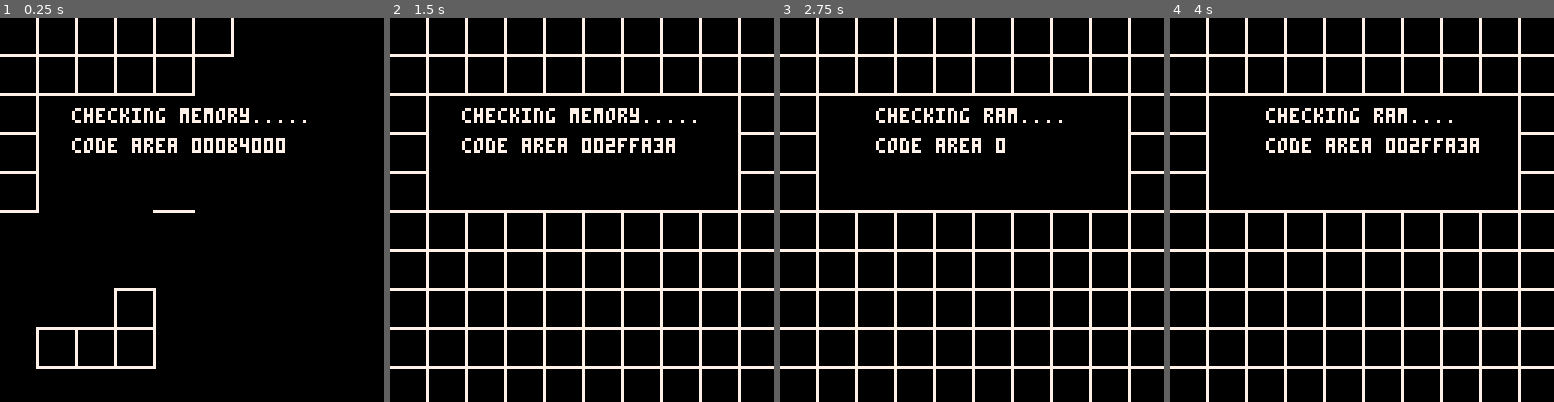
Above: before the commit, frames 1-4 (left to right).
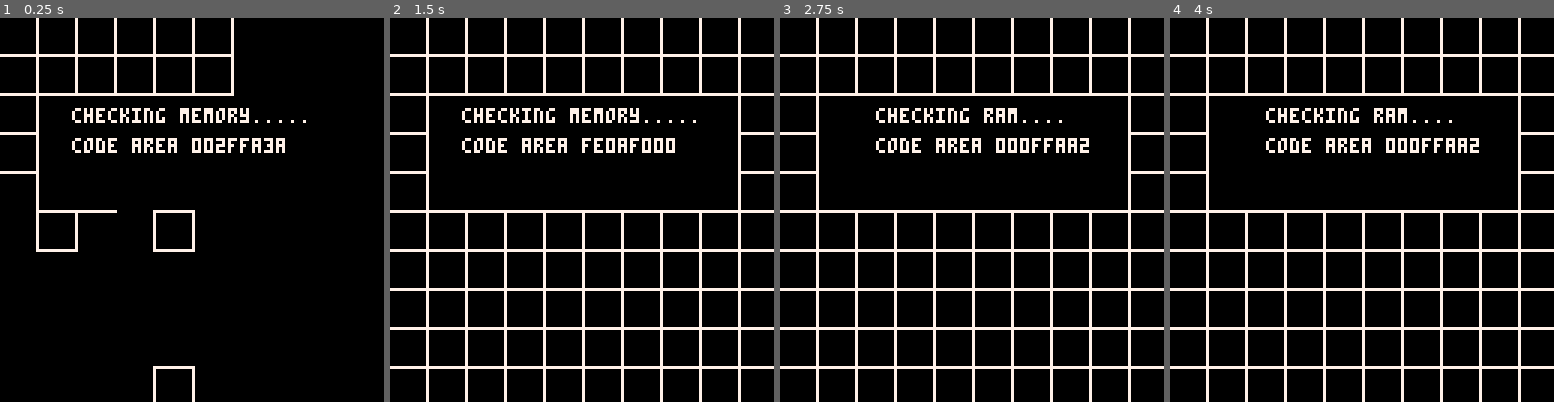
Above: after the commit, the same moments.

Repository: LouieChapm/empty_shmup
Game: PICO-8 cartridge menu/kalikan_menu.p8
Two runs of this game, one before a commit and one after it. Both use one fixed random seed, a clock stepped at 60 frames per second and the inputs below.
Inputs:
- Up to frame 1 (0.25 s): no input
- Up to frame 2 (1.5 s): tap X (X key) at 0.33, 1.07 s; tap O (Z key) at 0.7 s
- Up to frame 3 (2.75 s): hold Right 1.6-2.1 s; tap O (Z key) at 1.7, 2.1, 2.5 s; tap X (X key) at 1.85 s; hold Up 2.15-2.42 s; hold Right from 2.47 s (still down)
- Up to frame 4 (4 s): tap O (Z key) at 2.9, 3.3, 3.7 s; tap X (X key) at 2.97 s; release Right at 3.03 s; hold Left 3.08-3.58 s; hold Down 3.63-3.97 s

The runs differ from the first frame. In frame 1, 2.2% of the frame differs, in the area x 0-74%, y 10-100%; in frame 2, 0.2%; in frame 3, 0.5%; in frame 4, less than 0.1%.

Commit message:
general_updates

Diff:
--- a/menu/kalikan_menu.p8
+++ b/menu/kalikan_menu.p8
@@ -118,7 +119,7 @@
 	cartdata"kalika_v1_01"
 	local menu_start_screen="ramcheck"
 	if(dget(0)==0)reset_data()
-	-- reset_data()
+	reset_data()
 	if(dget(21)==0)move_data()
 
 	is_duplicate_load=dget(63)==1
@@ -245,7 +246,7 @@
 
 	local clamped_score=min(prevrun_maxhit,999)
 	local save_score=sub("000"..clamped_score,-3)
-	dset(score_memory_locations[_pos]+2,tonum(prevrun_type..save_score))
+	dset(score_memory_locations[_pos]+2,tonum(stage..prevrun_type..save_score))
 
 	highest_score=tostr(dget(0),0x2).."0"
 
@@ -406,7 +407,7 @@
 function mem_2_string(_binary)
 	-- five bytes each which is a max of 31
 	-- 00000 00001 00010 = cba
-	-- oh yeah its also backwards
+	-- oh yeah its also backwards ?? maybe not anymore
 	-- alphabet (26) + , . -
 	local z=_binary&31
 	local y=(_binary>>5)&31
--- a/src/base_shmup.lua
+++ b/src/base_shmup.lua
@@ -538,3 +538,112 @@
 		end
 	end
 end
+
+-- drawing reorganisation
+function draw_ui()
+	-- boss health bar
+	if boss_active and boss.health>0 then
+		local x_position=cam_x+3
+		rectfill(x_position,3,x_position+121*(boss.health/boss_maxhealth),4,7)
+	end
+
+	local ox,oy,str_combo=3+cam_x,3,tostr(combo_num\1)
+	if(boss_active)oy+=6
+	if(combo_num==0)score_in_combo=0
+
+	highest_combo=tostr(max(highest_combo,str_combo))
+
+	--local score_text=t%720<180 and score_in_combo>5000 and "+"..tostr(score_in_combo,0x2).."0" or t%720>540 and "max  "..highest_combo.."HIT" or tostr(score,0x2).."0"
+
+	local is_highscore_text=t%720>480 and not boss_active
+	local score_text=is_highscore_text and "HIGH "..highscore or tostr(score,0x2).."0"
+
+	?score_text,ox+125-#score_text*4,oy-1,global_flash and 13 or 0
+	?score_text,ox+125-#score_text*4,oy-2,is_highscore_text and 6 or 7
+
+	if combo_num>50 and t%5<4 then
+		local _x,_y=ox,oy+17
+		if(boss_active)_x,_y=40+cam_x,7
+
+		palt(11,true)
+
+		for i=0,2 do
+			pal(i,combo_colours[i+1 + min(combo_num\250,4)*3])
+		end
+
+		-- parse_data"89,39|78,52|86,52|94,52|102,50|115,73|57,39|65,39|73,39|81,39"
+
+		if(combo_on_frame>0)pal(13,5)
+		for i=1,#str_combo do
+			local sx,sy=tonum(str_combo[i])*8,115
+			sspr(sx,sy,8,13,_x+i*9-3,_y)
+		end
+		sspr(110,53,16,10,#str_combo*9+_x+6,_y)
+
+		palt(11,false)
+		pal(13,13)
+
+		allpal()
+	end
+
+	local clamped_counter,text,combo_text=min(combo_counter,100),"\f2"..str_combo.."HIT","+"..tostr(score_in_combo,0x2).."0"
+
+
+	if(boss_active)goto skip_ui
+
+	oy+=15
+	ox-=1
+	rectfill(ox,oy - clamped_counter/5.9,3+ox,oy,meter_colours[1+clamped_counter\10])
+
+	sspr_obj(61,cam_x-1,-1)
+
+	-- ?"_\-d_\-d_\-d_\-d_\-d_\-d_\-d_\-d_\-d_\-d_\-d_\-d_\-d_\-d_\-d_\-d_\-d_\-d_\-d_\-d_\-d_\-d_\-d_\-d_\-d_\-d_\-d_\-d_\-d_\-d_\-d_\-d_\-d_\-d_\-d_\n_\-d_\-d_\-d_\-d_\-d_\-d_\-d_\-d_\-d_\-d_\-d_\-d_\-d_\-d_\-d_\-d_\-d_\-d_\-d_\-d_\-d_\-d_\-d_\-d_\-d_\-d_\-d_\-d_\-d_\-d_\-d_\-d_\-d_\-d_\-d_\n_\-d_\-d_\-d_\-d_\-d_\-d_\-d_\-d_\-d_\-d_\-d_\-d_\-d_\-d_\-d_\-d_\-d_\-d_\-d_\-d_\-d_\-d_\-d_\-d_\-d_\-d_\-d_\-d_\-d_\-d_\-d_\-d_\-d_\-d_\-d_\f4\|5\r_\-d_\-d_\-d_\-d_\-d_\-d_\-d_\-d_\-d_\-d_\-d_\-d_\-d_\-d_\-d_\-d_\-d_\-d_\-d_\-d_\-d_\-d_\-d_\-d_\-d_\-d_\-d_\-d_\-d_\-d_\-d_\-d_\-d_\-d_\-d_\n_\-d_\-d_\-d_\-d_\-d_\-d_\-d_\-d_\-d_\-d_\-d_\-d_\-d_\-d_\-d_\-d_\-d_\-d_\-d_\-d_\-d_\-d_\-d_\-d_\-d_\-d_\-d_\-d_\-d_\-d_\-d_\-d_\-d_\-d_\-d_\n_\-d_\-d_\-d_\-d_\-d_\-d_\-d_\-d_\-d_\-d_\-d_\-d_\-d_\-d_\-d_\-d_\-d_\-d_\-d_\-d_\-d_\-d_\-d_\-d_\-d_\-d_\-d_\-d_\-d_\-d_\-d_\-d_\-d_\-d_\-d_",cam_x+7,-3,5
+
+	?"⁶x3_____________\n_____________\n_____________\f4\|5\r_____________\n_____________\n_____________",cam_x+7,-3,5
+	sspr_obj(62,cam_x-5,-1)
+
+
+	rect(ox+4,14,ox+15,17,4)
+	rect(ox+4,14,ox+15,16,5)
+
+
+
+	if t%500<150 then
+		?"MAX",ox+6,2,7
+		text=highest_combo.."\f7HIT"
+	end
+
+	?text,ox+51-#text*4,2,3
+
+	?combo_text,ox+43-#combo_text*4,8,7
+
+	?"|\n\|f|\n\|f|",ox+3,1,5
+
+	::skip_ui::
+
+	-- bomb UI
+	local num=bombs+bomb_preview_offset
+	for i=1,num do
+		if bomb_flash>0 and i==num then
+			bomb_flash-=1
+			if(bomb_flash==0)bomb_preview_offset=0
+			if(global_flash)goto fuck_tokens
+		end
+		sspr_obj(60,ox+9*i-6,122)
+	end
+	::fuck_tokens::
+
+	-- lives UI
+	ox+=128
+	local num=lives+live_preview_offset
+	for i=1,num do
+		if live_flash>0 and i==num then
+			live_flash-=1
+			if(live_flash==0)live_preview_offset=0
+			if(global_flash)goto skip_this_bullshit
+		end
+		sspr_obj(21,ox-9*i,122)
+	end
+	::skip_this_bullshit::
+
+end
--- a/src/ships/type_b.lua
+++ b/src/ships/type_b.lua
@@ -209,7 +209,7 @@
 	if(ps_laser_length<=0)return
 
 	local sy=player_laser_data.y
-	for data in all(parse_data"5,1|4,2|3,3|1,7") do
+	for data in all(parse_data"5,4|4,5|3,6|1,7") do --5,1|4,2|3,3|1,7") do
 		local width,col=unpack(data)
 		if(width<=2 and t%6<3)width+=1
 		rectfill(player_x-width,sy-1,player_x+width+1,ps_laser_hit_height, col)
--- a/src/ships/type_c.lua
+++ b/src/ships/type_c.lua
@@ -29,15 +29,15 @@
 function init_player()
 	type = "c"
 
-	save("speeda,speedb,psp,pr8,plm,olm,ps_maxvol,ps_minimum_volley_trigger,ps_volley_count","2.2,1.2,5,2,30,3,6,3,0")
+	save("speeda,speedb,psp,pr8,plm,olm,ps_maxvol,ps_minimum_volley_trigger,ps_volley_count","2.2,1.5,5,2,30,3,6,3,0")
 
 	-- player shoot offset , player_shoot direction , player_shoot direction 2
 	psoff,psdir=unpack(parse_data"0,-3,-4,-1,5,-1|.5,.49,.51")
 
 	player={x=63,y=140,hb=hb_reg}
 
-	fade_colours_mid = split"0,13, 1,5, 2,5, 3,6"
-	fade_colours = split"0,13, 1,0, 2,5, 3,6"
+	fade_colours_mid = split"14,13, 4,14, 5,5, 6,6, 7,6"
+	fade_colours = split"14,13, 4,14, 5,4, 6,5, 7,6"
 
 	shot_num = 0
 	stored_count = 0
@@ -58,6 +58,9 @@
 
 		time_in_shade+=1
 		time_in_reg = 0
+
+		add_ccounter(1,30)
+		-- if(t%2==0)combo_freeze = 1
 	else
 		player.hb = gen_hitbox(1)
 
@@ -89,7 +92,7 @@
 		end
 
 		-- define fade colours
-		local colours = ps_held_prev<20 and fade_colours_mid or fade_colours
+		local colours = ps_held_prev<15 and fade_colours_mid or fade_colours
 
 		if target_stance==1 then
 			for i=1,#colours,2 do
@@ -104,6 +107,8 @@
 				pal(colours[i],colours[i])
 			end
 		end
+
+		rectfill(player_x,player_y,player_x+1,player_y+1,7)
 
 	end
 	player_flash=max(0,player_flash-1)
@@ -116,6 +121,10 @@
 		if _source and _source.filters then
 			spawn_oneshot(9,3, _source.x, _source.y + eqrnd"2")
 			stored_count+=1
+
+			combo_num += 5
+			add_ccounter(10)
+
 			del(buls,_source)
 		end
 		return
@@ -151,9 +160,11 @@
 -- and combo is the actual combo number itself
 function damage_enem(hit, _damage_amount, ignore_invuln)
 	local damage_amount = _damage_amount * 1.5				-- small boost in damage to keep up
-	if(time_in_reg<30)damage_amount = _damage_amount * 3	-- damage boost to make the burst more damaging
+	if(time_in_reg<30)damage_amount = _damage_amount * 4	-- damage boost to make the burst more damaging
 
 	if hit.t>30 then
+		combo_num += .15
+		add_ccounter"1"
 
 		-- intropause means you can chain the combo off the boss before it's taking damage
 		if(hit.intropause<=0)hit.health-=damage_amount
@@ -250,10 +261,12 @@
 
 	-- define stance a or stance b
 	target_stance=ps_held_prev>10 and 1 or 0
+
 	if(shade_block>0)shade_block-=1 target_stance=0		-- force regular stance if shadeblocked
+	if(flr(shade_block)==1)player_flash = 16
+
 	if(disable_timer!=0)target_stance=0
 
-	if(shade_block==1)player_flash = 16
 	if(prev_stance ~= target_stance and target_stance == 0)shade_block = min(30 + time_in_shade*1.5,max_shade_block)
 
 	-- movement input
--- a/stage_2/data/buledit.p8
+++ b/stage_2/data/buledit.p8
@@ -33,10 +33,10 @@
 #include inf_sprites.txt
 #include inf_enems.txt
 
-#include ../src/bulfuncs.lua
-#include ../src/sprfuncs.lua
-
-#include ../base_shmup.lua
+#include ../../src/base_shmup.lua
+#include ../../src/bulfuncs.lua
+#include ../../src/sprfuncs.lua
+
 #include ../debugfuncs.lua
 
 
--- a/stage_2/mapfuncs_s2.lua
+++ b/stage_2/mapfuncs_s2.lua
@@ -69,6 +69,8 @@
 function drw_ground(_ground)
 	local sx,sy,sw,sh,dx,oy = unpack(ground_data[_ground[1]])
 	map(sx,sy,dx,flr(_ground[3] + oy),sw,sh)
+
+	if(_ground[3] > 160)del(grounds,_ground)		-- delete the object if it goes off screen
 end
 
 function check_spawn(_spawn)
--- a/stage_2/stage_2b.p8
+++ b/stage_2/stage_2b.p8
@@ -1,7 +1,7 @@
 pico-8 cartridge // http://www.pico-8.com
 version 41
 __lua__
-fmenu_cart_address="shmup_menu.p8"
+fmenu_cart_address="../menu/shmup_menu.p8"
 
 #include data/inf_crumbs.txt
 #include data/inf_spawns.txt
@@ -10,7 +10,7 @@
 #include data/inf_enems.txt
 
 #include ../src/base_shmup.lua
-#include ../src/ships/type_b.lua
+#include ../src/ships/type_c.lua
 
 #include mapfuncs_s2.lua
 #include ../src/sprfuncs.lua
@@ -190,115 +190,6 @@
 	-- draw map
 end
 
-
--- drawing reorganisation
-function draw_ui()
-	-- boss health bar
-	if boss_active and boss.health>0 then
-		local x_position=cam_x+3
-		rectfill(x_position,3,x_position+121*(boss.health/boss_maxhealth),4,7)
-	end
-
-	local ox,oy,str_combo=3+cam_x,3,tostr(combo_num\1)
-	if(boss_active)oy+=6
-	if(combo_num==0)score_in_combo=0
-
-	highest_combo=tostr(max(highest_combo,str_combo))
-
-	--local score_text=t%720<180 and score_in_combo>5000 and "+"..tostr(score_in_combo,0x2).."0" or t%720>540 and "max  "..highest_combo.."HIT" or tostr(score,0x2).."0"
-
-	local is_highscore_text=t%720>480 and not boss_active
-	local score_text=is_highscore_text and "HIGH "..highscore or tostr(score,0x2).."0"
-
-	?score_text,ox+125-#score_text*4,oy-1,global_flash and 13 or 0
-	?score_text,ox+125-#score_text*4,oy-2,is_highscore_text and 6 or 7
-
-	if combo_num>50 and t%5<4 then
-		local _x,_y=ox,oy+17
-		if(boss_active)_x,_y=40+cam_x,7
-
-		palt(3,true)
-
-		for i=0,2 do
-			pal(i,combo_colours[i+1 + min(combo_num\250,4)*3])
-		end
-
-		if(combo_on_frame>0)pal(13,5)
-		for i=1,#str_combo do
-			local sx,sy=unpack(combo_big_letters[tonum(str_combo[i])+1])
-			sspr(sx,sy,8,13,_x+i*9-3,_y)
-		end
-		sspr(110,53,16,10,#str_combo*9+_x+6,_y)
-
-		pal(13,13)
-		palt(3,false)
-
-
-		allpal()
-	end
-
-	local clamped_counter,text,combo_text=min(combo_counter,100),"\f2"..str_combo.."HIT","+"..tostr(score_in_combo,0x2).."0"
-
-
-	if(boss_active)goto skip_ui
-
-	oy+=15
-	ox-=1
-	rectfill(ox,oy - clamped_counter/5.9,3+ox,oy,meter_colours[1+clamped_counter\10])
-
-	sspr_obj(61,cam_x-1,-1)
-
-	-- ?"_\-d_\-d_\-d_\-d_\-d_\-d_\-d_\-d_\-d_\-d_\-d_\-d_\-d_\-d_\-d_\-d_\-d_\-d_\-d_\-d_\-d_\-d_\-d_\-d_\-d_\-d_\-d_\-d_\-d_\-d_\-d_\-d_\-d_\-d_\-d_\n_\-d_\-d_\-d_\-d_\-d_\-d_\-d_\-d_\-d_\-d_\-d_\-d_\-d_\-d_\-d_\-d_\-d_\-d_\-d_\-d_\-d_\-d_\-d_\-d_\-d_\-d_\-d_\-d_\-d_\-d_\-d_\-d_\-d_\-d_\-d_\n_\-d_\-d_\-d_\-d_\-d_\-d_\-d_\-d_\-d_\-d_\-d_\-d_\-d_\-d_\-d_\-d_\-d_\-d_\-d_\-d_\-d_\-d_\-d_\-d_\-d_\-d_\-d_\-d_\-d_\-d_\-d_\-d_\-d_\-d_\-d_\f4\|5\r_\-d_\-d_\-d_\-d_\-d_\-d_\-d_\-d_\-d_\-d_\-d_\-d_\-d_\-d_\-d_\-d_\-d_\-d_\-d_\-d_\-d_\-d_\-d_\-d_\-d_\-d_\-d_\-d_\-d_\-d_\-d_\-d_\-d_\-d_\-d_\n_\-d_\-d_\-d_\-d_\-d_\-d_\-d_\-d_\-d_\-d_\-d_\-d_\-d_\-d_\-d_\-d_\-d_\-d_\-d_\-d_\-d_\-d_\-d_\-d_\-d_\-d_\-d_\-d_\-d_\-d_\-d_\-d_\-d_\-d_\-d_\n_\-d_\-d_\-d_\-d_\-d_\-d_\-d_\-d_\-d_\-d_\-d_\-d_\-d_\-d_\-d_\-d_\-d_\-d_\-d_\-d_\-d_\-d_\-d_\-d_\-d_\-d_\-d_\-d_\-d_\-d_\-d_\-d_\-d_\-d_\-d_",cam_x+7,-3,5
-
-	?"⁶x3_____________\n_____________\n_____________\f4\|5\r_____________\n_____________\n_____________",cam_x+7,-3,5
-	sspr_obj(62,cam_x-5,-1)
-
-
-	rect(ox+4,14,ox+15,17,4)
-	rect(ox+4,14,ox+15,16,5)
-
-
-
-	if t%500<150 then
-		?"MAX",ox+6,2,7
-		text=highest_combo.."\f7HIT"
-	end
-
-	?text,ox+51-#text*4,2,3
-
-	?combo_text,ox+43-#combo_text*4,8,7
-
-	?"|\n\|f|\n\|f|",ox+3,1,5
-
-	::skip_ui::
-
-	-- bomb UI
-	local num=bombs+bomb_preview_offset
-	for i=1,num do
-		if bomb_flash>0 and i==num then
-			bomb_flash-=1
-			if(bomb_flash==0)bomb_preview_offset=0
-			if(global_flash)goto fuck_tokens
-		end
-		sspr_obj(60,ox+9*i-6,122)
-	end
-	::fuck_tokens::
-
-	-- lives UI
-	ox+=128
-	local num=lives+live_preview_offset
-	for i=1,num do
-		if live_flash>0 and i==num then
-			live_flash-=1
-			if(live_flash==0)live_preview_offset=0
-			if(global_flash)goto skip_this_bullshit
-		end
-		sspr_obj(21,ox-9*i,122)
-	end
-	::skip_this_bullshit::
-
-end
-
 -->8
 -- player lerp
 
Not shown, changed: 53 lines of the sprite sheet (__gfx__) section of stage_2/data/aniedit.p8
Not shown, changed: stage_2/data/inf_crumbs.txt
Not shown, changed: stage_2/data/inf_enems.txt
Not shown, changed: stage_2/data/inf_patterns.txt
Not shown, changed: stage_2/data/inf_spawns.txt
Not shown, changed: stage_2/data/inf_sprites.txt
Not shown, changed: stage_2/data/info_path_editor.txt
Not shown, changed: 58 lines of the sprite sheet (__gfx__) section of stage_2/stage_2b.p8
Not shown, changed: stage_2/ss.png
